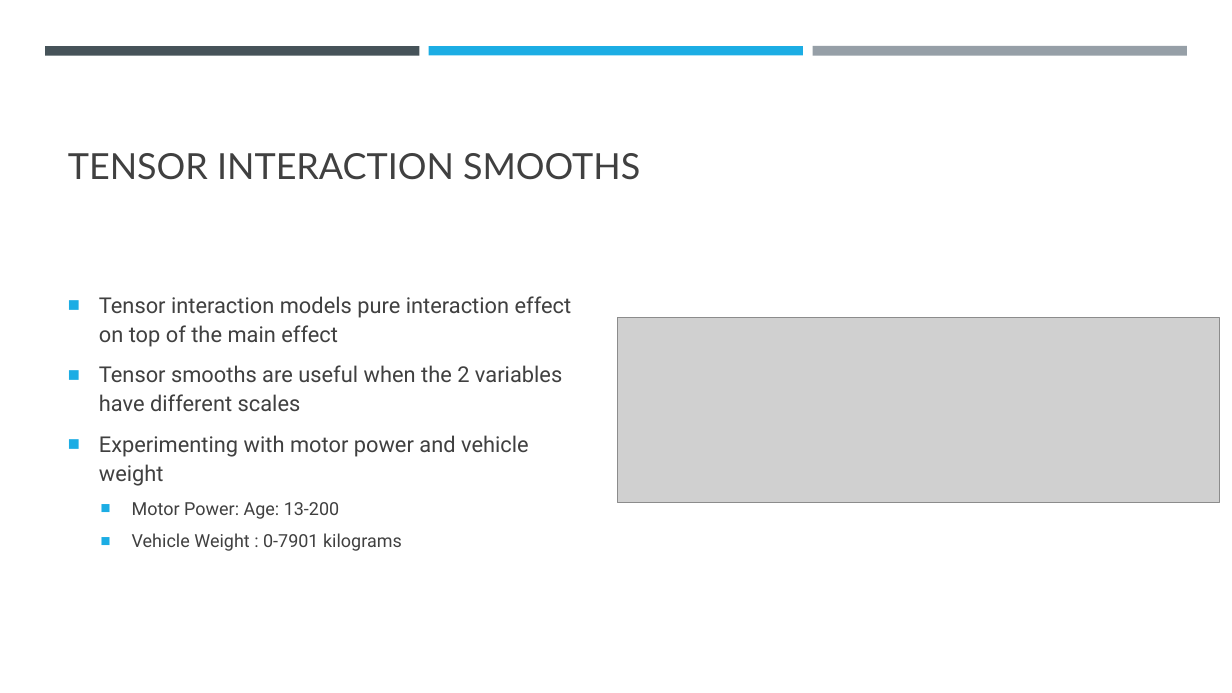
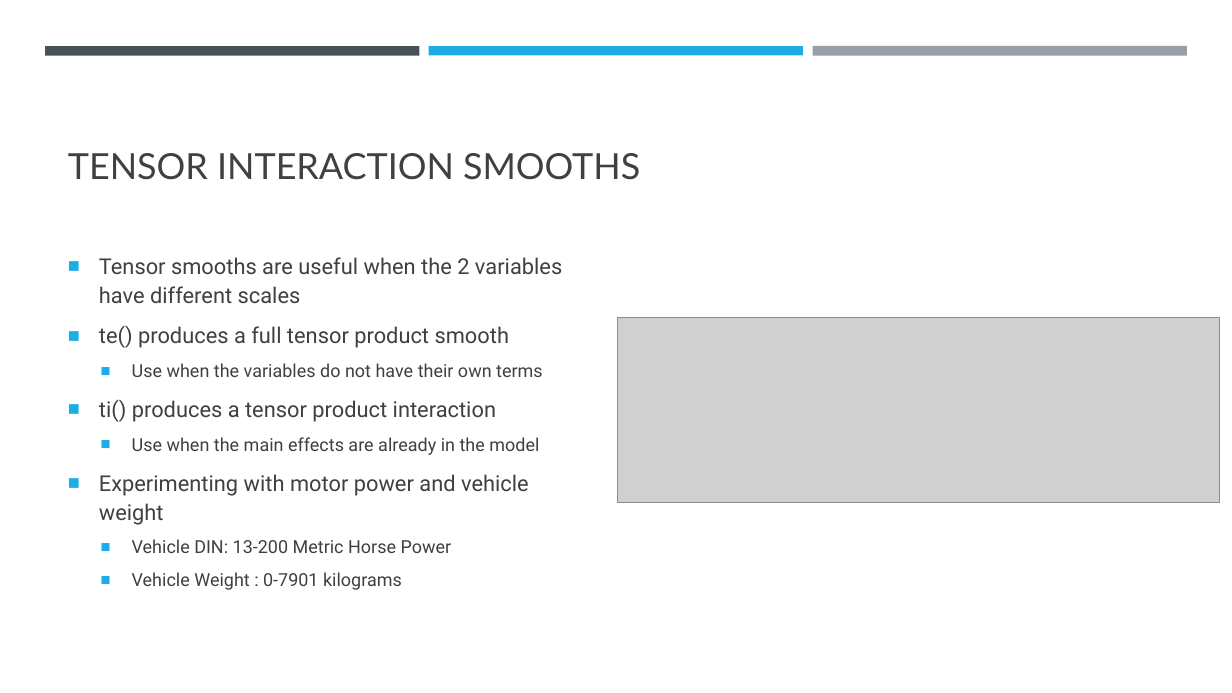
Before and after one commit to casact/GAM_Examples, a slide deck: slide 5 of CAGNY 2021 GAM Smooths.pptx. Drawn at 1232x693 pixels with LibreOffice and Linux fonts; fonts in the diff are those of the drawing; grey boxes stand for pictures. Boxes give left, top, right and bottom in pixels: in the first picture for what was removed or moved away, otherwise in the second. Text is boxed around its words. In the diff, an @@ line names an element or a change of style, - is before the commit and + after.

```diff
--- a/CAGNY 2021 GAM Smooths.pptx
+++ b/CAGNY 2021 GAM Smooths.pptx
@@ text at (99, 296, 572, 347): paragraph removed @@
-■ Tensor interaction models pure interaction effect on top of the main effect
@@ text at (99, 326, 543, 455): paragraphs added @@
+■ te() produces a full tensor product smooth
+  ■ Use when the variables do not have their own terms
+■ ti() produces a tensor product interaction
+  ■ Use when the main effects are already in the model
@@ text at (132, 539, 452, 553): text changed @@
-  ■ Motor Power: Age: 13-200
+  ■ Vehicle DIN: 13-200 Metric Horse Power
```
Also in this commit, not shown: 9 other slides changed, 1 slide added, 1 slide removed, 2 other files.
